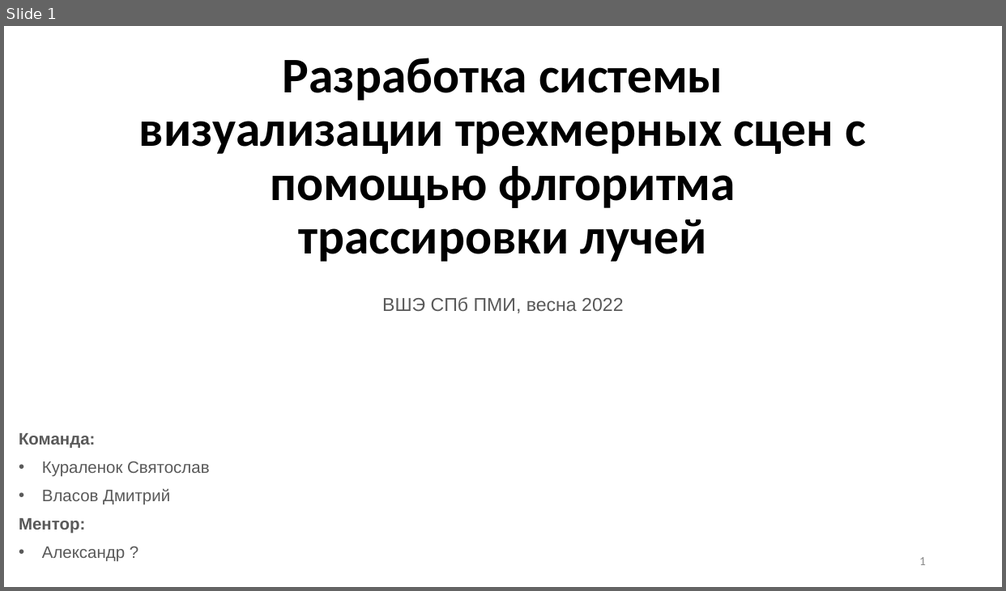
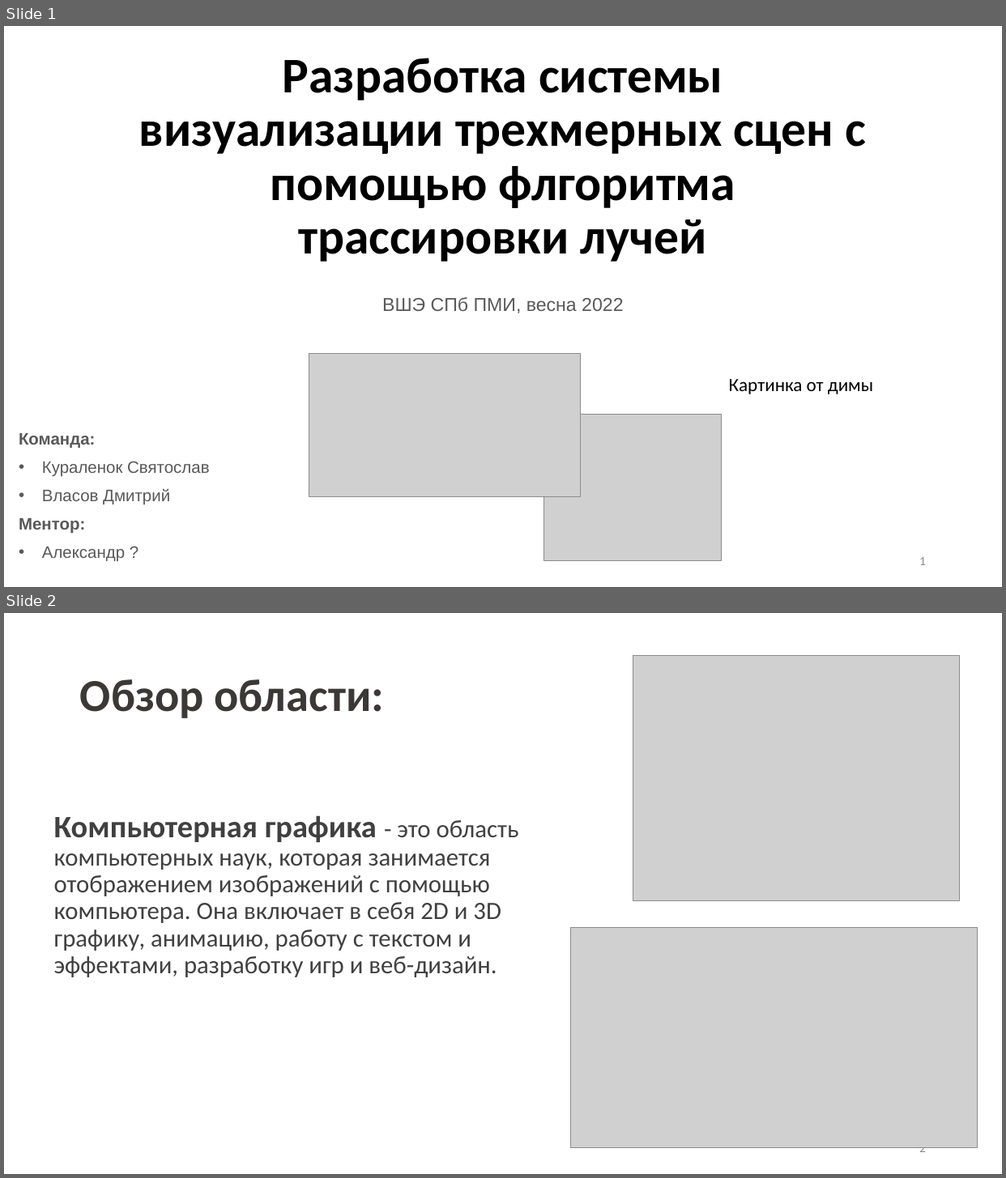
Before and after one commit to DmitriyVlasovDV1/CppRMRT, a slide deck: doc/presentation.pptx. Shown one above the other, each under a label of ours: slide 1 before the commit, slides 1 and 2 after it. The pictures are 1006x591 and 1006x1178 pixels, drawn with LibreOffice and Linux fonts; fonts in the diff are those of the drawing; grey boxes stand for pictures. Boxes give left, top, right and bottom in pixels: in the first picture for what was removed or moved away, otherwise in the second. Text is boxed around its words. In the diff, an @@ line names an element or a change of style, - is before the commit and + after.

```diff
--- a/doc/presentation.pptx
+++ b/doc/presentation.pptx
@@ slide 2 added at box(4, 613, 1002, 1174), background #FFFFFF @@
@@ picture added at box(633, 656, 959, 901) @@
@@ title added at box(80, 679, 384, 718), 44 pt, text #3B3838, bold @@
+Обзор области:
@@ text added at box(54, 815, 519, 977), 24 pt, text #404040 @@
+Компьютерная графика - это область компьютерных наук, которая занимается отображением изображений с помощью компьютера. Она включает в себя 2D и 3D графику, анимацию, работу с текстом и эффектами, разработку игр и веб-дизайн.
@@ picture added at box(571, 928, 978, 1149) @@
@@ page number added at box(919, 1148, 926, 1157), 12 pt, text #8C8C8C @@
+2
@@ slide 1 changed as well @@
@@ picture added at box(309, 354, 581, 497) @@
@@ text added at box(729, 379, 873, 395), 18 pt, text #000000 @@
+Картинка от димы
@@ picture added at box(543, 415, 721, 561) @@
```
Also in this commit, not shown: 4 other slides changed, 3 other slides added, 2 slides removed, 12 other files.
